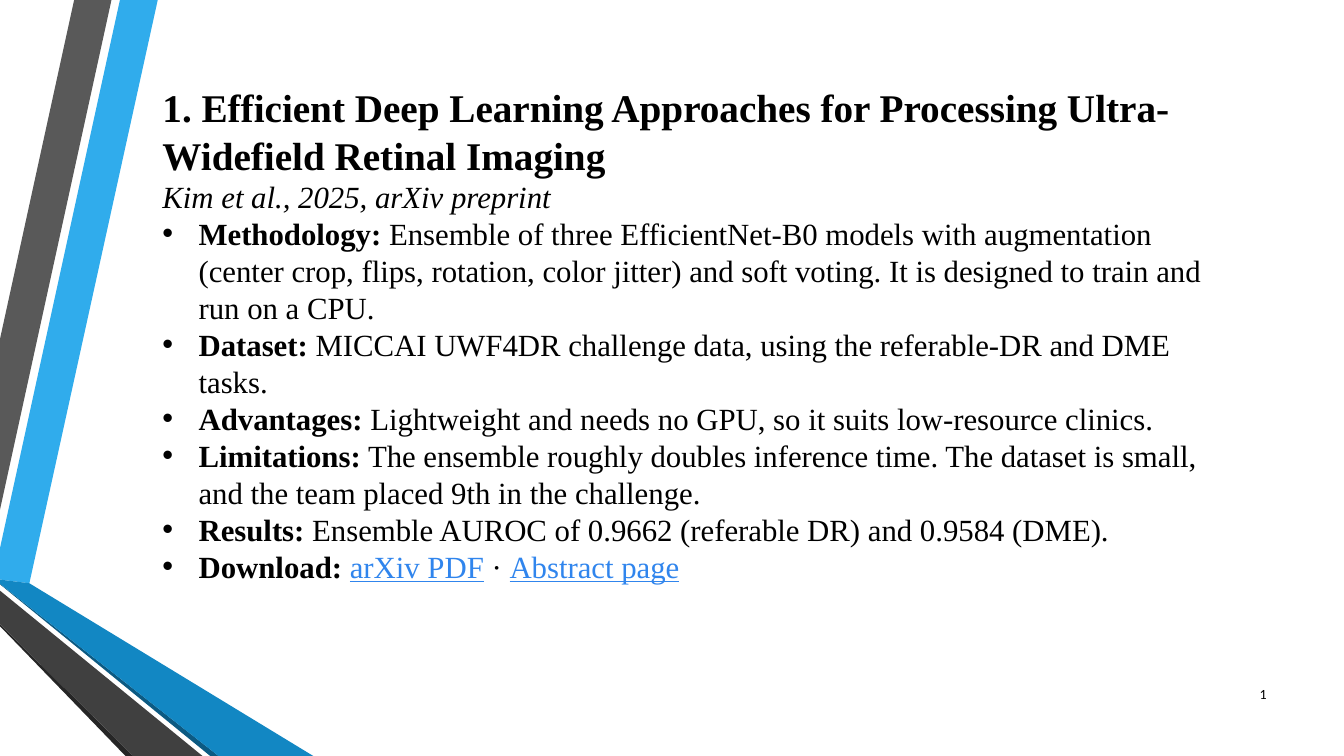
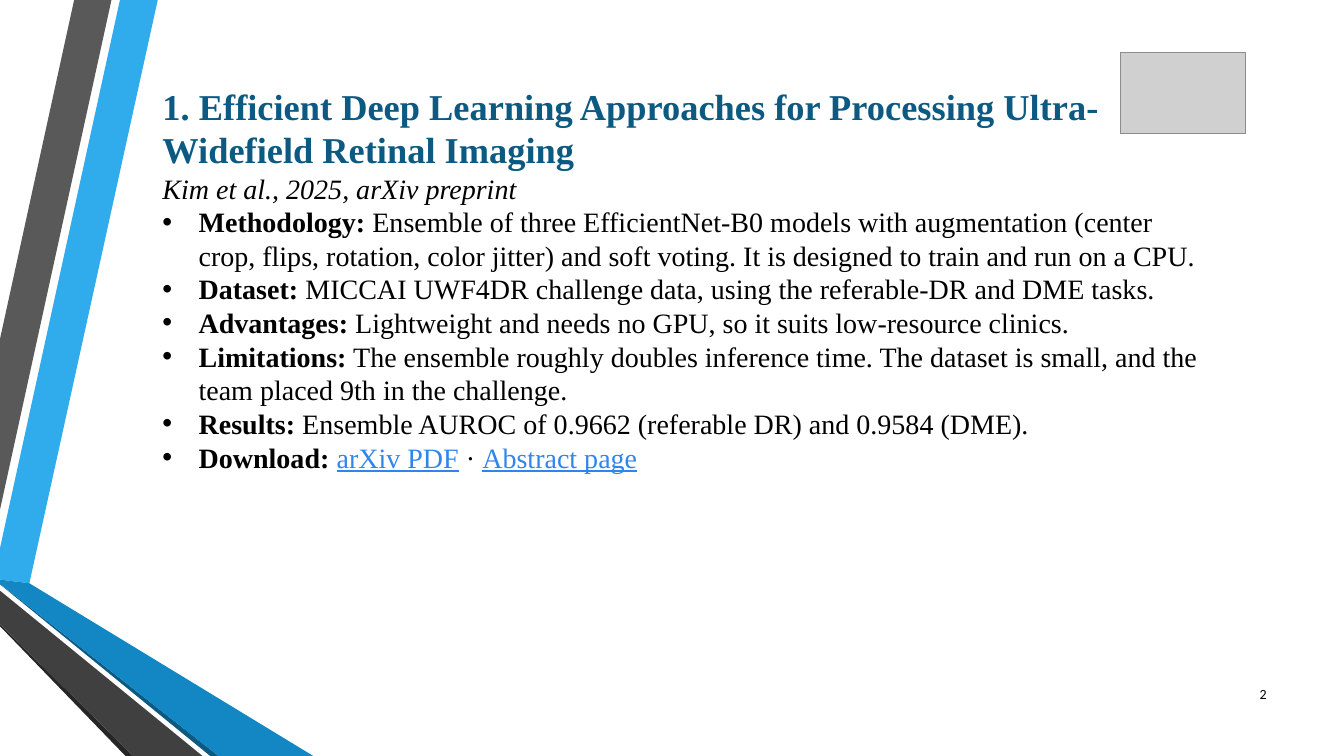
Before and after one commit to rohans-cs24/Review-1, a slide deck: slide 2 of PPT/Rohan-papers.pptx (slide 1 before the commit). Drawn at 1344x756 pixels with LibreOffice and Linux fonts; fonts in the diff are those of the drawing; grey boxes stand for pictures; background and template pictures are left out. Boxes give left, top, right and bottom in pixels: in the first picture for what was removed or moved away, otherwise in the second. Text is boxed around its words. In the diff, an @@ line names an element or a change of style, - is before the commit and + after.

```diff
--- a/PPT/Rohan-papers.pptx
+++ b/PPT/Rohan-papers.pptx
@@ picture added at [1120,52,1245,134] @@
@@ text "1. Efficient Deep Learning Approaches ..." at [162,94,1197,473]: size 28 to 26 pt, text colour #000000 to #0C5A82 in "1. Efficient Deep Learning Approaches for Processing ..."; size 22 to 20 pt in "Kim et al., 2025, arXiv preprint", "Methodology: Ensemble of three EfficientNet-B0 models with ...", "Dataset: MICCAI UWF4DR challenge data, using the ...", "Advantages: Lightweight and needs no GPU, so ..." and 3 more places @@
@@ page number at [1260,690,1267,699]: text changed @@
-1
+2
```
Also in this commit, not shown: 4 other slides changed, 40 other files.
